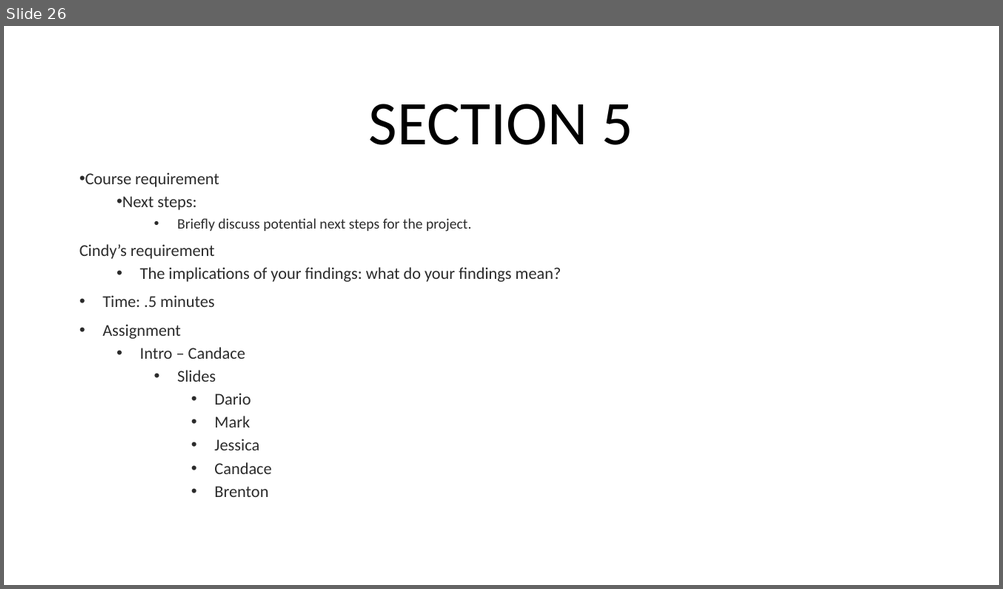
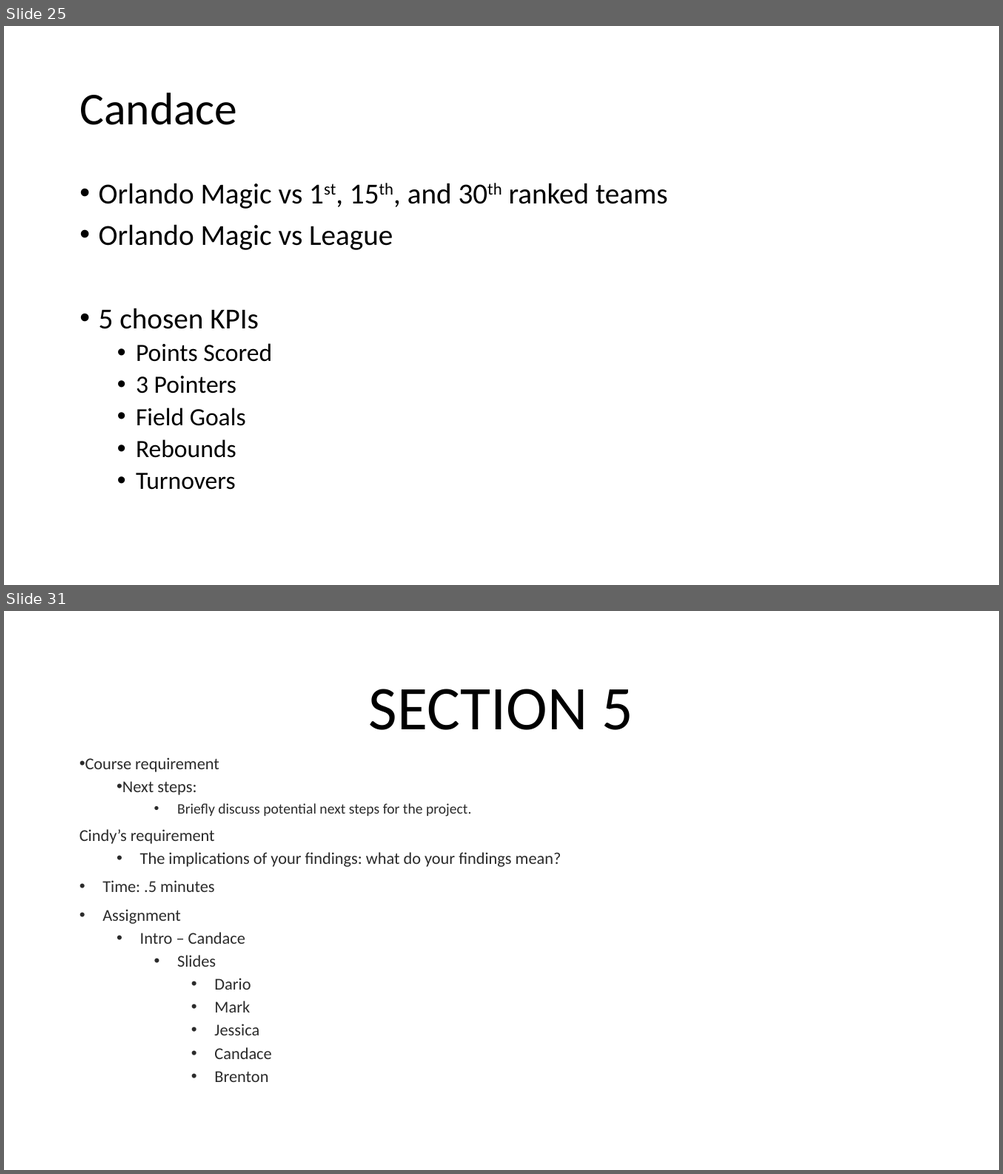
Before and after one commit to CandaceDoesData/Group_Project_1, a slide deck: mm_Group3_Project_1_Presentation.pptx. Shown one above the other, each under a label of ours: slide 26 before the commit, slides 25 and 31 after it; the slides between them are not shown. The pictures are 1003x589 and 1003x1174 pixels, drawn with LibreOffice and Linux fonts; fonts in the diff are those of the drawing. Boxes give left, top, right and bottom in pixels: in the first picture for what was removed or moved away, otherwise in the second. Text is boxed around its words. In the diff, an @@ line names an element or a change of style, - is before the commit and + after.

Commit message:
candace slides commit

```diff
--- a/mm_Group3_Project_1_Presentation.pptx
+++ b/mm_Group3_Project_1_Presentation.pptx
@@ slide 25 added at bbox=[4, 26, 999, 585], background #FFFFFF @@
@@ title added at bbox=[79, 93, 237, 125], 44 pt, text #000000 @@
+Candace
@@ text added at bbox=[99, 183, 668, 490], 28 pt, text #000000 @@
+• Orlando Magic vs 1st, 15th, and 30th ranked teams
+• Orlando Magic vs League
+• 5 chosen KPIs
+  • Points Scored
+  • 3 Pointers
+  • Field Goals
+  • Rebounds
+  • Turnovers
@@ what was slide 26 is now slide 31 @@
```
Also in this commit, not shown: 1 slide changed, 8 other slides added, 4 slides removed, 2 other files.
